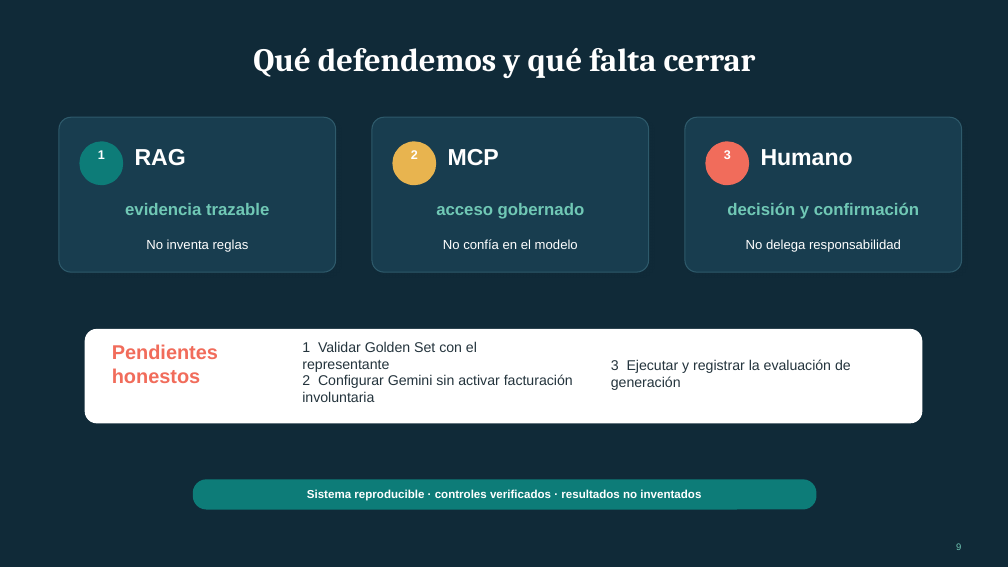
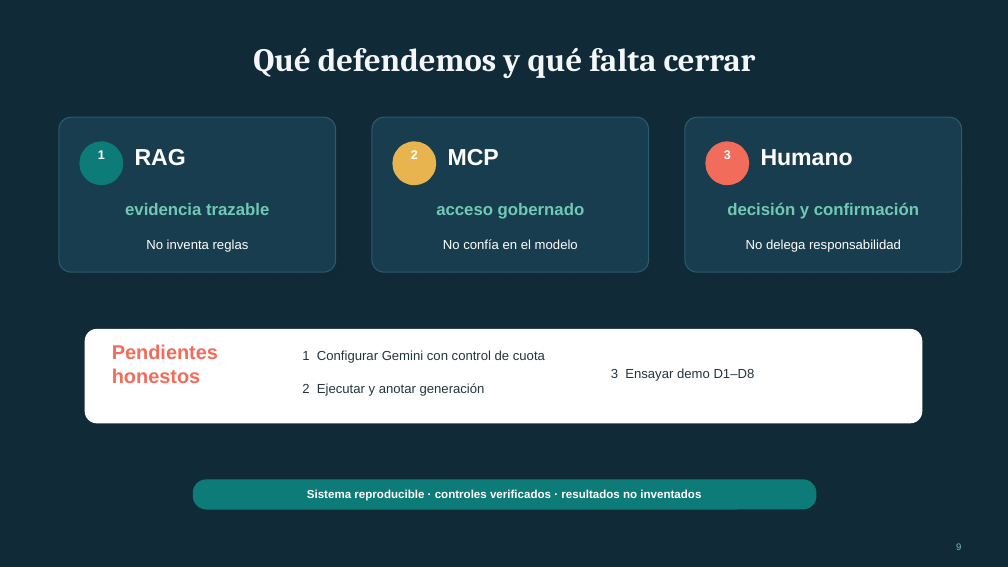
Before and after one commit to Frxnks/Entregas_DSLLMs, a slide deck: slide 9 of entrega3/presentacion/Presentacion_Entrega_3_MIRA.pptx. Drawn at 1008x567 pixels with LibreOffice and Linux fonts; fonts in the diff are those of the drawing. Boxes give left, top, right and bottom in pixels: in the first picture for what was removed or moved away, otherwise in the second. Text is boxed around its words. In the diff, an @@ line names an element or a change of style, - is before the commit and + after.

```diff
--- a/entrega3/presentacion/Presentacion_Entrega_3_MIRA.pptx
+++ b/entrega3/presentacion/Presentacion_Entrega_3_MIRA.pptx
@@ text at bbox=[302, 350, 545, 363]: text changed; size 13.5 to 12.5 pt @@
-1 Validar Golden Set con el representante
+1 Configurar Gemini con control de cuota
@@ text at bbox=[302, 383, 485, 396]: text changed; size 13.5 to 12.5 pt @@
-2 Configurar Gemini sin activar facturación involuntaria
+2 Ejecutar y anotar generación
@@ text at bbox=[611, 368, 755, 381]: text changed; size 13.5 to 12.5 pt @@
-3 Ejecutar y registrar la evaluación de generación
+3 Ensayar demo D1–D8
```
Also in this commit, not shown: 8 other slides changed, 6 other files.
